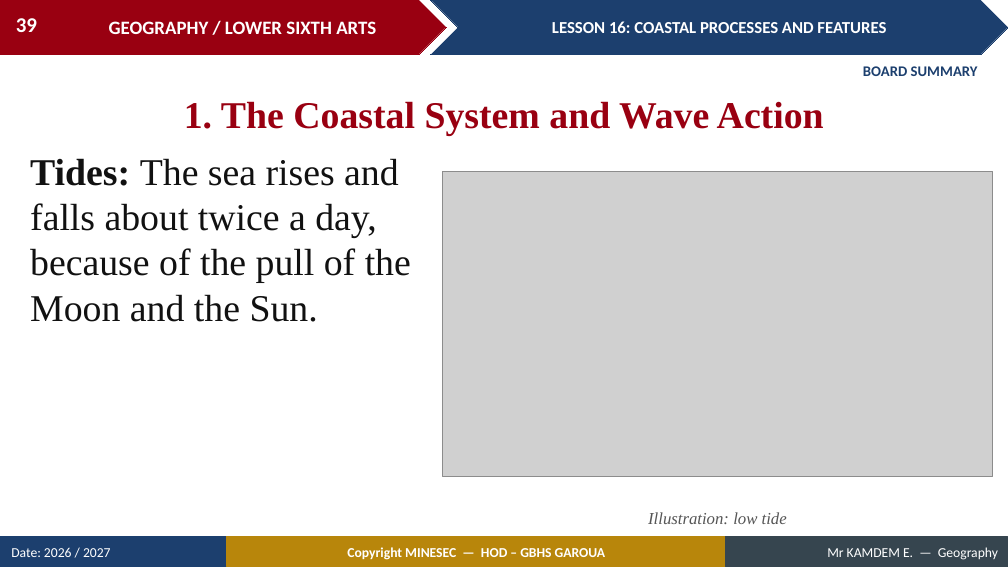
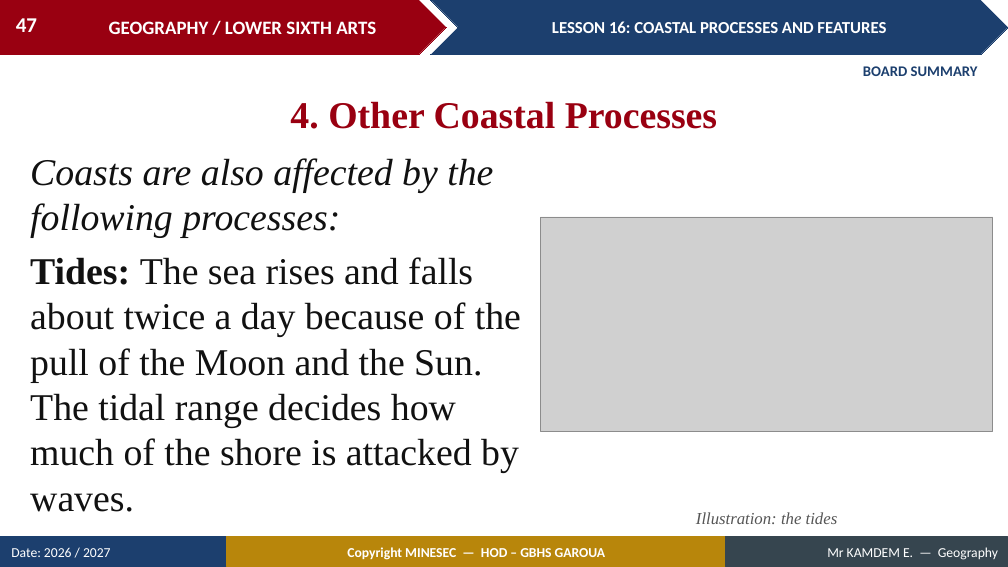
Before and after one commit to Berthautk/linea-github, a slide deck: slide 47 of lecons/LSA/Geomorphology/18_LSA_GEOMO_L16_Coastal_Processes_and_Features.pptx (slide 39 before the commit). Drawn at 1008x567 pixels with LibreOffice and Linux fonts; fonts in the diff are those of the drawing; grey boxes stand for pictures. Boxes give left, top, right and bottom in pixels: in the first picture for what was removed or moved away, otherwise in the second. Text is boxed around its words. In the diff, an @@ line names an element or a change of style, - is before the commit and + after.

```diff
--- a/lecons/LSA/Geomorphology/18_LSA_GEOMO_L16_Coastal_Processes_and_Features.pptx
+++ b/lecons/LSA/Geomorphology/18_LSA_GEOMO_L16_Coastal_Processes_and_Features.pptx
@@ page number at (x1=16, y1=18, x2=37, y2=32): text changed @@
-39
+47
@@ text at (x1=290, y1=101, x2=717, y2=129): text changed @@
-1. The Coastal System and Wave Action
+4. Other Coastal Processes
@@ text at (x1=30, y1=158, x2=521, y2=512): text changed @@
-Tides: The sea rises and falls about twice a day, because of the pull of the Moon and the Sun.
+Coasts are also affected by the following processes:
+Tides: The sea rises and falls about twice a day because of the pull of the Moon and the Sun. The tidal range decides how much of the shore is attacked by waves.
@@ picture resized from (x1=442, y1=172, x2=993, y2=477) to (x1=541, y1=217, x2=993, y2=431) @@
@@ text at (x1=696, y1=512, x2=838, y2=524): text changed @@
-Illustration: low tide
+Illustration: the tides
```
Also in this commit, not shown: 14 other slides changed, 14 slides added, 3 slides removed, 20 other files.
